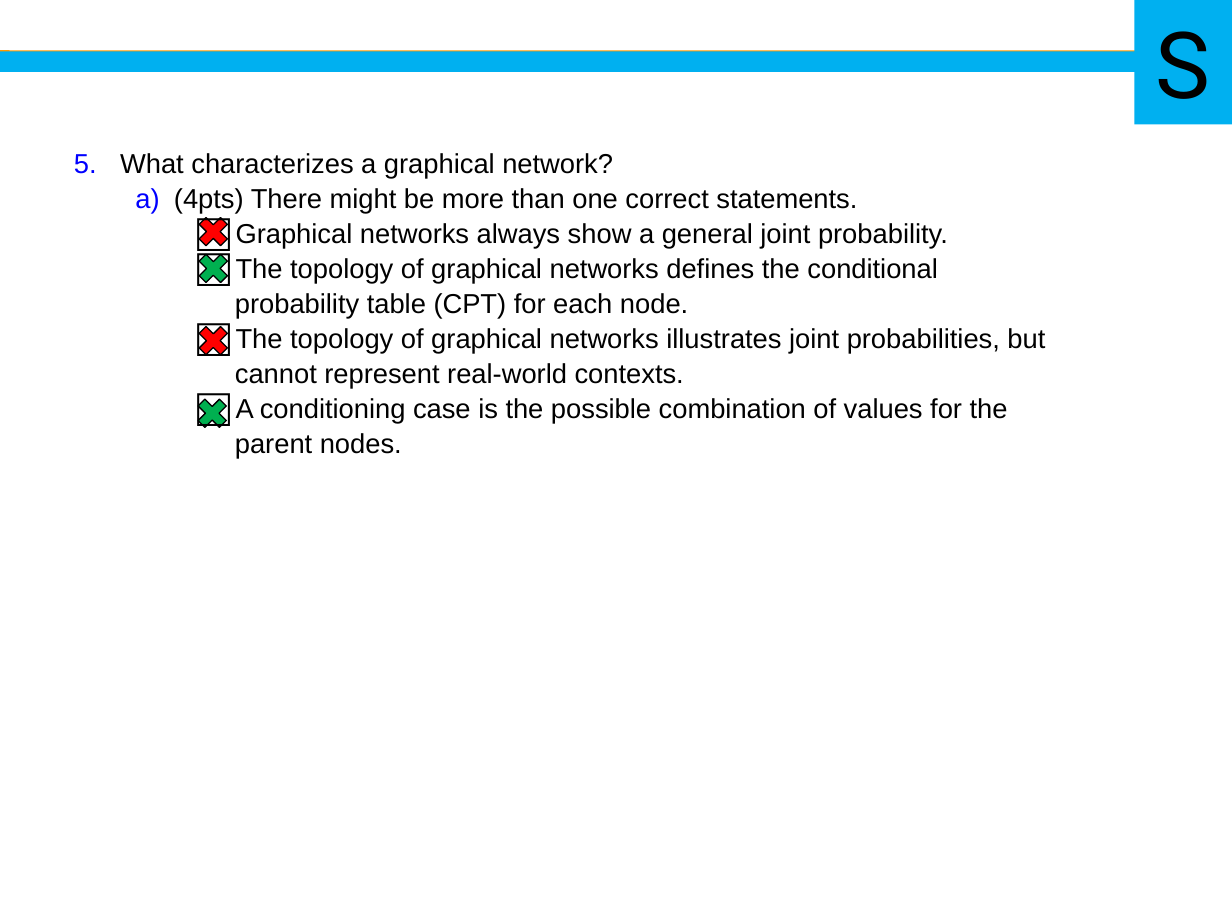
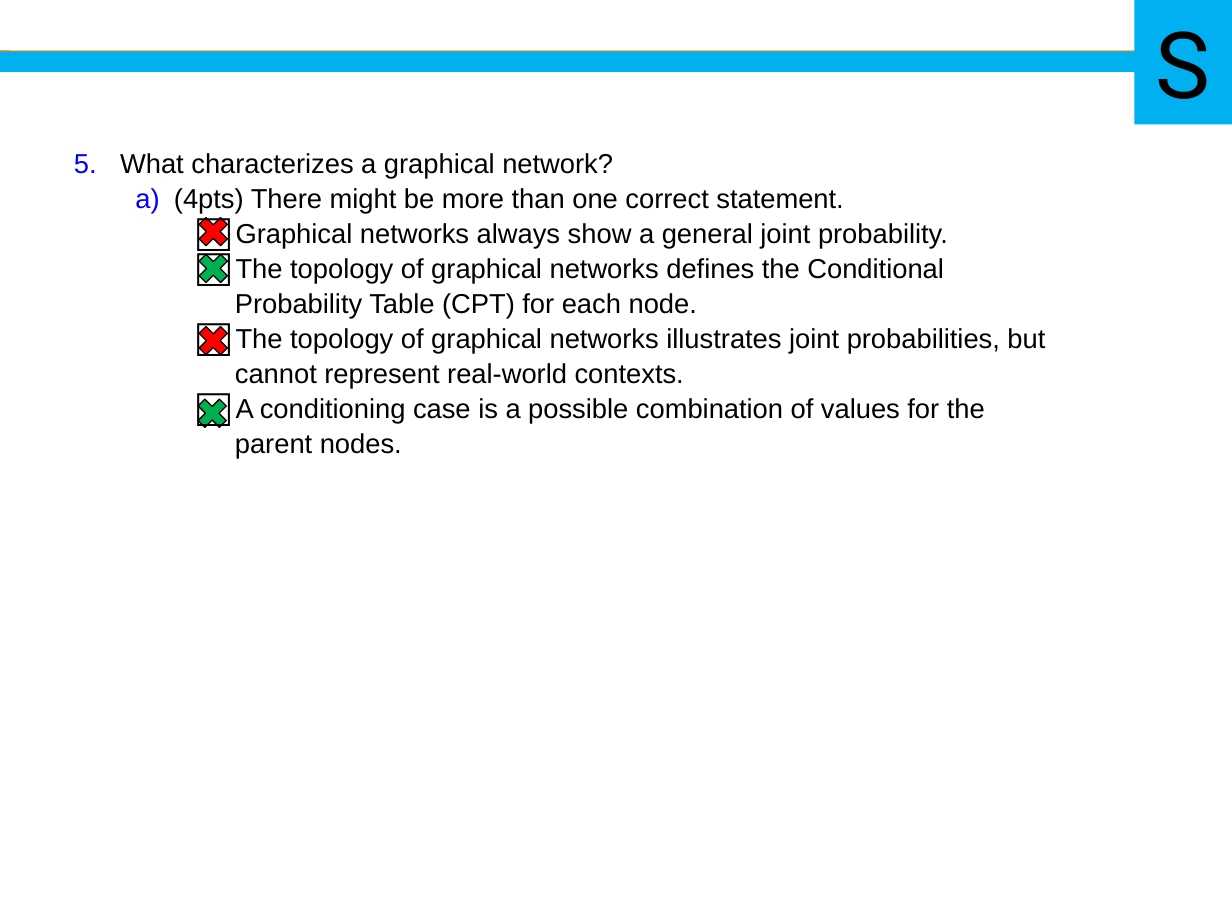
Before and after one commit to fabian9697/IANN_group30, a slide deck: slide 13 of Homework_Neuroinformatic/Assignment 1/Task12_Group30.pptx. Drawn at 1232x924 pixels with LibreOffice and Linux fonts; fonts in the diff are those of the drawing; background and template pictures are left out. Boxes give left, top, right and bottom in pixels: in the first picture for what was removed or moved away, otherwise in the second. Text is boxed around its words. In the diff, an @@ line names an element or a change of style, - is before the commit and + after.

```diff
--- a/Homework_Neuroinformatic/Assignment 1/Task12_Group30.pptx
+++ b/Homework_Neuroinformatic/Assignment 1/Task12_Group30.pptx
@@ text at (174,188,843,214): text changed @@
-  a) (4pts) There might be more than one correct statements.
+  a) (4pts) There might be more than one correct statement.
@@ text at (235,258,944,319): text changed @@
-    □ The topology of graphical networks defines the conditional
-    probability table (CPT) for each node.
+    □ The topology of graphical networks defines the Conditional
+    Probability Table (CPT) for each node.
@@ text at (236,398,985,424): text changed @@
-    □ A conditioning case is the possible combination of values for the
+    □ A conditioning case is a possible combination of values for the
```
Also in this commit, not shown: 11 other slides changed.
